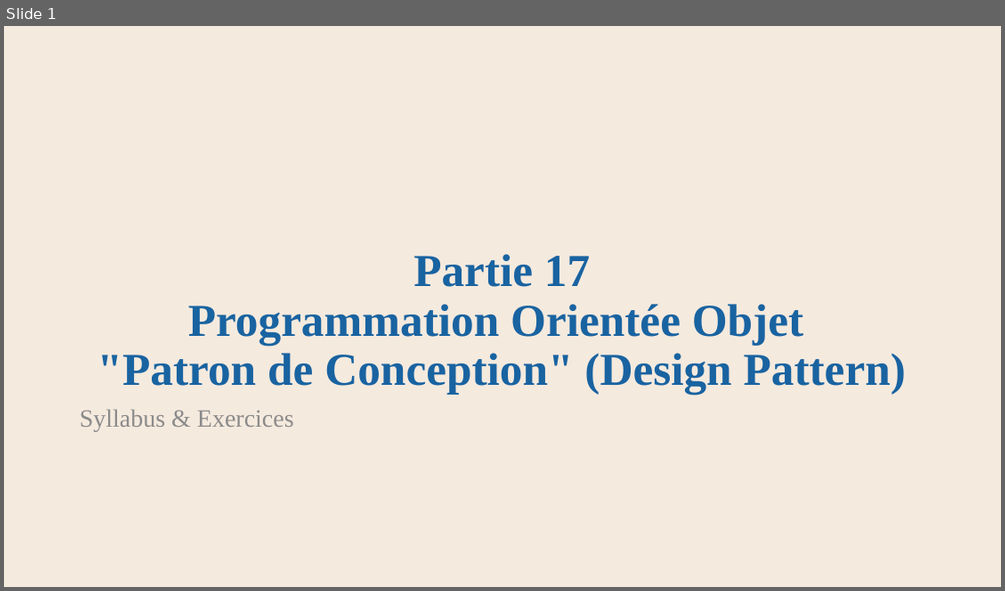
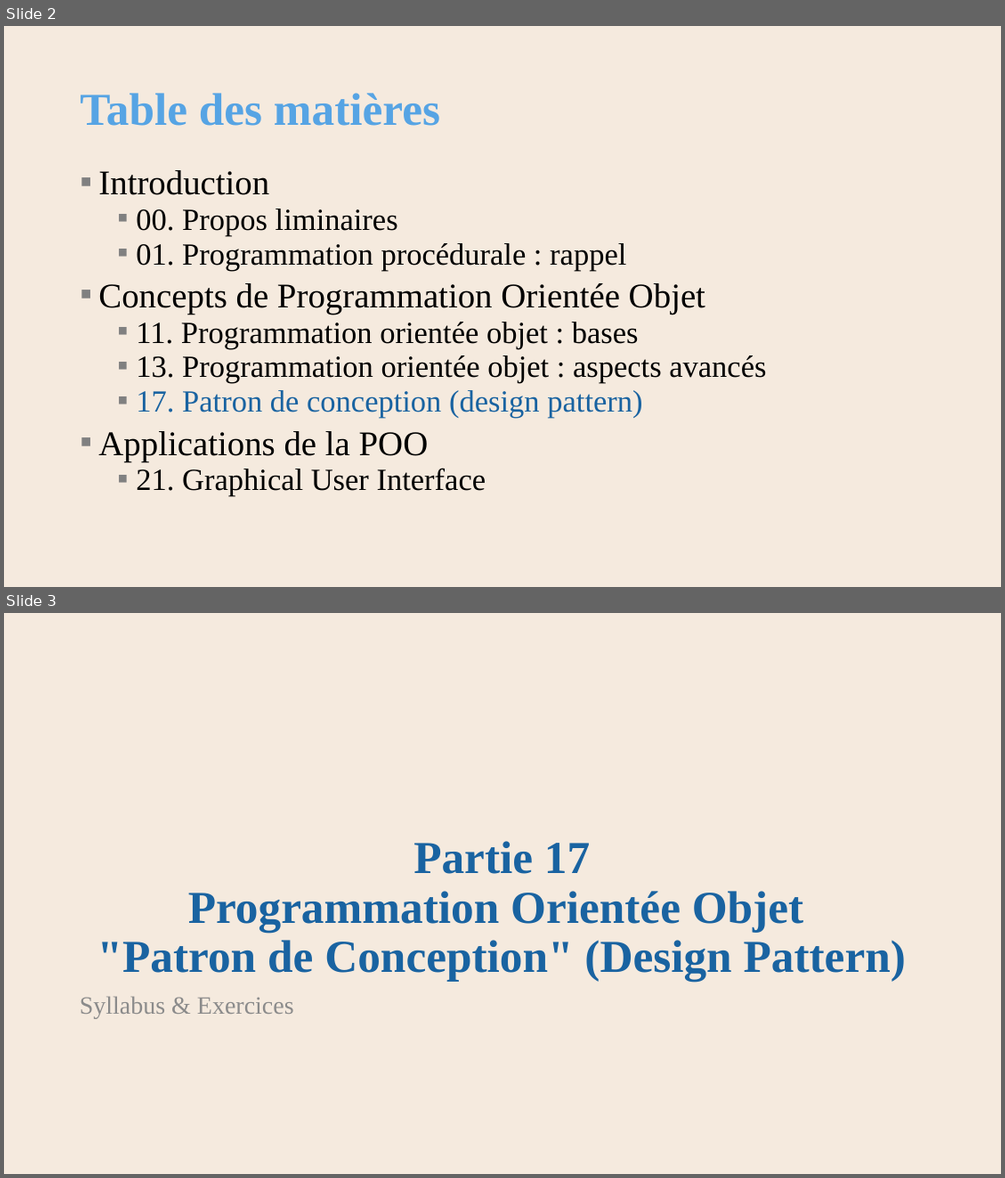
Before and after one commit to AlainWafflard/4IPO3, a slide deck: syllabus/17-POO-design-pattern/syllabus_17.pptx. Shown one above the other, each under a label of ours: slide 1 before the commit, slides 2 and 3 after it. The pictures are 1005x591 and 1005x1178 pixels, drawn with LibreOffice and Linux fonts; fonts in the diff are those of the drawing; background and template pictures are left out. Boxes give left, top, right and bottom in pixels: in the first picture for what was removed or moved away, otherwise in the second. Text is boxed around its words. In the diff, an @@ line names an element or a change of style, - is before the commit and + after.

```diff
--- a/syllabus/17-POO-design-pattern/syllabus_17.pptx
+++ b/syllabus/17-POO-design-pattern/syllabus_17.pptx
@@ slide 2 added at (4, 26, 1001, 587), background #F5EADE @@
@@ title added at (80, 93, 440, 126), 44 pt, text #56A4E4, bold @@
+Table des matières
@@ text added at (98, 170, 766, 496), 29.6 pt, text #000000 @@
+▪ Introduction
+  ▪ 00. Propos liminaires
+  ▪ 01. Programmation procédurale : rappel
+▪ Concepts de Programmation Orientée Objet
+  ▪ 11. Programmation orientée objet : bases
+  ▪ 13. Programmation orientée objet : aspects avancés
+  ▪ 17. Patron de conception (design pattern)
+▪ Applications de la POO
+  ▪ 21. Graphical User Interface
@@ what was slide 1 is now slide 3 @@
```
Also in this commit, not shown: 1 other slide added, 9 other files.
